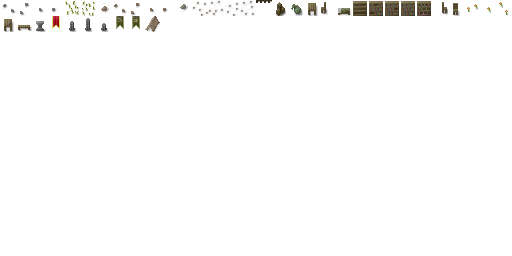
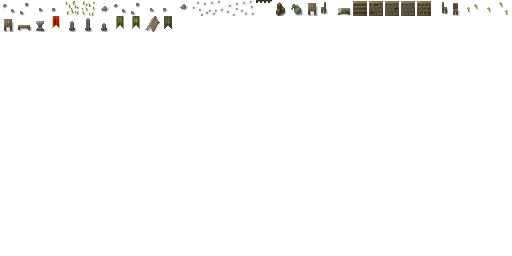
Before/after of a 512 × 256 layered artwork. What changed in the layer stack:
painted on "shade" over [left=164, top=16, right=172, bottom=29]
